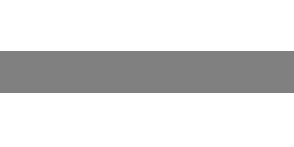
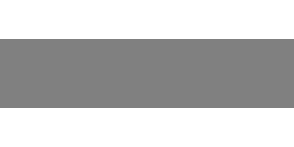
The second 294 × 147 image is a revision of the first. Changes to its layers:
painted on "Layer 3" over left=0, top=39, right=294, bottom=108
